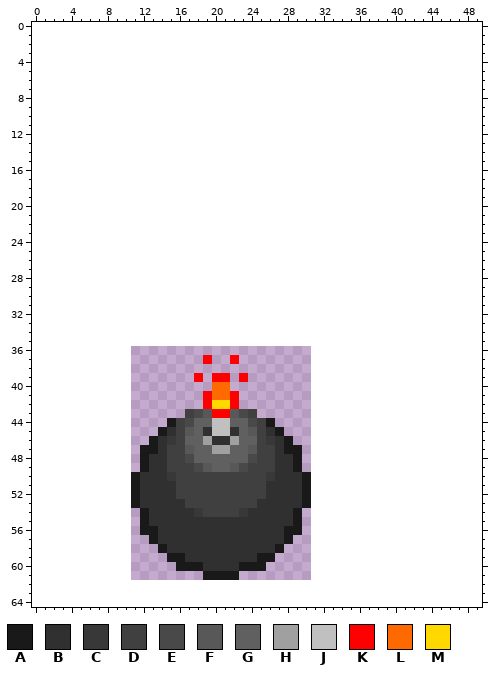
A sprite sheet gets an edit: public/image/bomb/bomb1.png. The picture above is the old version.
The file is 20x26 pixels. Colours within 5 levels of each other are drawn and written as one. The old version is drawn lined up with the new one, on the new canvas.
Palette (. is transparent): A #191919  B #303030  C #383838  D #404040  E #494949  F #585858  G #606060  H #a0a0a0  J #c0c0c0  K #ff0000  L #ff6a00  M #ffd800
Pixels before (only the part around the change), first column x 0:
 0 ..................................................
 1 ..................................................
 2 ..................................................
 3 ..................................................
 4 ..................................................
 5 ..................................................
 6 ..................................................
 7 ..................................................
 8 ..................................................
 9 ..................................................
10 ..................................................
11 ..................................................
12 ..................................................
13 ..................................................
14 ..................................................
15 ..................................................
16 ..................................................
17 ..................................................
18 ..................................................
19 ..................................................
20 ..................................................
21 ..................................................
22 ..................................................
23 ..................................................
24 ..................................................
25 ..................................................
26 ..................................................
27 ..................................................
28 ..................................................
29 ..................................................
30 ..................................................
31 ..................................................
32 ..................................................
33 ..................................................
34 ..................................................
35 ..................................................
36 ..................................................
37 ...................K..K...........................
38 ..................................................
39 ..................K.KK.K..........................
40 ....................LL............................
41 ...................KLLK...........................
42 ...................KMMK...........................
43 .................DEFKKFED.........................
44 ...............ADEGGJJGGEDA.......................
45 ..............ABDFGBJJBGFDBA......................
46 .............ABCDGGHBBHGGDCBA.....................
47 ............AABDDFGGHHGGFDDBAA....................
48 ............ABBDDEGGGGGGEDDBBA....................
49 ............ABBDDDEFGGFEDDDBBA....................
50 ...........ABBBCDDDDDDDDDDCBBBA...................
51 ...........ABBBBDDDDDDDDDDBBBBA...................
52 ...........ABBBBDDDDDDDDDDBBBBA...................
53 ...........ABBBBBDDDDDDDDBBBBBA...................
54 ............ABBBBBCDDDDCBBBBBA....................
55 ............ABBBBBBBBBBBBBBBBA....................
56 ............AABBBBBBBBBBBBBBAA....................
57 .............ABBBBBBBBBBBBBBA.....................
58 ..............ABBBBBBBBBBBBA......................
59 ...............AABBBBBBBBAA.......................
60 ................AAABBBBAAA........................
61 ...................AAAA...........................
62 ..................................................
63 ..................................................
64 ..................................................
And afterwards:
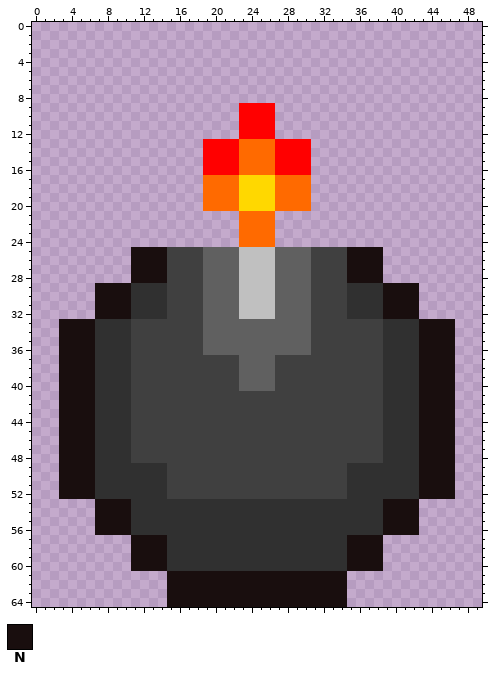
Colours new in this view: N #190e0e
What changed:
canvas 20x26 -> 50x65, the old top-left corner now at 11,36
Changed rows in their new state; - is an unchanged pixel.
first column x 3:
 9 --------------------KKKK--------------------
10 --------------------KKKK--------------------
11 --------------------KKKK--------------------
12 --------------------KKKK--------------------
13 ----------------KKKKLLLLKKKK----------------
14 ----------------KKKKLLLLKKKK----------------
15 ----------------KKKKLLLLKKKK----------------
16 ----------------KKKKLLLLKKKK----------------
17 ----------------LLLLMMMMLLLL----------------
18 ----------------LLLLMMMMLLLL----------------
19 ----------------LLLLMMMMLLLL----------------
20 ----------------LLLLMMMMLLLL----------------
21 --------------------LLLL--------------------
22 --------------------LLLL--------------------
23 --------------------LLLL--------------------
24 --------------------LLLL--------------------
25 --------NNNNDDDDGGGGJJJJGGGGDDDDNNNN--------
26 --------NNNNDDDDGGGGJJJJGGGGDDDDNNNN--------
27 --------NNNNDDDDGGGGJJJJGGGGDDDDNNNN--------
28 --------NNNNDDDDGGGGJJJJGGGGDDDDNNNN--------
29 ----NNNNBBBBDDDDGGGGJJJJGGGGDDDDBBBBNNNN----
30 ----NNNNBBBBDDDDGGGGJJJJGGGGDDDDBBBBNNNN----
31 ----NNNNBBBBDDDDGGGGJJJJGGGGDDDDBBBBNNNN----
32 ----NNNNBBBBDDDDGGGGJJJJGGGGDDDDBBBBNNNN----
33 NNNNBBBBDDDDDDDDGGGGGGGGGGGGDDDDDDDDBBBBNNNN
34 NNNNBBBBDDDDDDDDGGGGGGGGGGGGDDDDDDDDBBBBNNNN
35 NNNNBBBBDDDDDDDDGGGGGGGGGGGGDDDDDDDDBBBBNNNN
36 NNNNBBBBDDDDDDDDGGGGGGGGGGGGDDDDDDDDBBBBNNNN
37 NNNNBBBBDDDDDDDDDDDDGGGGDDDDDDDDDDDDBBBBNNNN
38 NNNNBBBBDDDDDDDDDDDDGGGGDDDDDDDDDDDDBBBBNNNN
39 NNNNBBBBDDDDDDDDDDDDGGGGDDDDDDDDDDDDBBBBNNNN
40 NNNNBBBBDDDDDDDDDDDDGGGGDDDDDDDDDDDDBBBBNNNN
41 NNNNBBBBDDDDDDDDDDDDDDDDDDDDDDDDDDDDBBBBNNNN
42 NNNNBBBBDDDDDDDDDDDDDDDDDDDDDDDDDDDDBBBBNNNN
43 NNNNBBBBDDDDDD-DDDDDD-DDDDDDDDDDDDDDBBBBNNNN
44 NNNNBBBBDDDDD-DDDDDDDD-DDDDDDDDDDDDDBBBBNNNN
45 NNNNBBBBDDDDD-DDDDDDDD-DDDDDDDDDDDDDBBBBNNNN
46 NNNNBBBBDDDDD-DDDDDDDD-DDDDDDDDDDDDDBBBBNNNN
47 NNNNBBBBDDDD--DDDDDDDD--DDDDDDDDDDDDBBBBNNNN
48 NNNNBBBBDDDD--DDDDDDDD--DDDDDDDDDDDDBBBBNNNN
49 NNNNBBBBBB-----DDDDDD---DDDDDDDDBBBBBBBBNNNN
50 NNNNBBBBB---D----------DDDDDDDDDBBBBBBBBNNNN
51 NNNNBBBBB---D----------DDDDDDDDDBBBBBBBBNNNN
52 NNNNBBBBB---D----------DDDDDDDDDBBBBBBBBNNNN
53 ----NNNNB-----BBBBBBBB-----BBBBBBBBBNNNN----
54 ----NNNNBB-----BBBBBB-----BBBBBBBBBBNNNN----
55 ----NNNNBB----------------BBBBBBBBBBNNNN----
56 ----NNNNBBB--------------BBBBBBBBBBBNNNN----
57 --------NNNN-------------BBBBBBBNNNN--------
58 --------NNNN------------BBBBBBBBNNNN--------
59 --------NNNNBB--------BBBBBBBBBBNNNN--------
60 --------NNNNBBBB----BBBBBBBBBBBBNNNN--------
61 ------------NNNNNNNNNNNNNNNNNNNN------------
62 ------------NNNNNNNNNNNNNNNNNNNN------------
63 ------------NNNNNNNNNNNNNNNNNNNN------------
64 ------------NNNNNNNNNNNNNNNNNNNN------------
